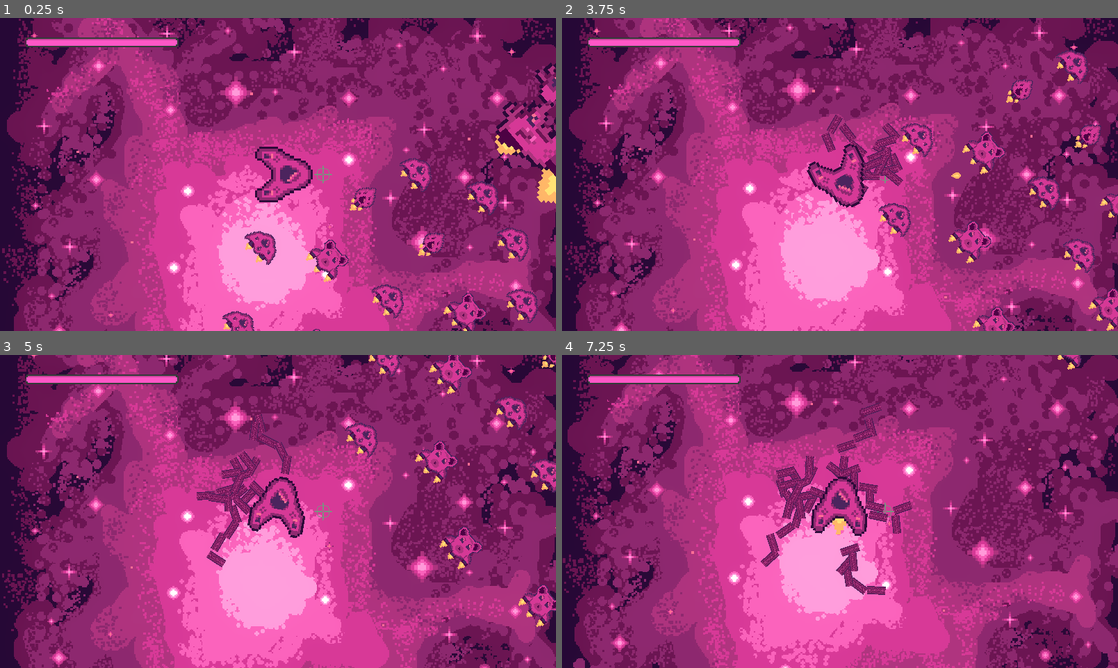
Above: before the commit, frames 1-4 (two rows, left to right).
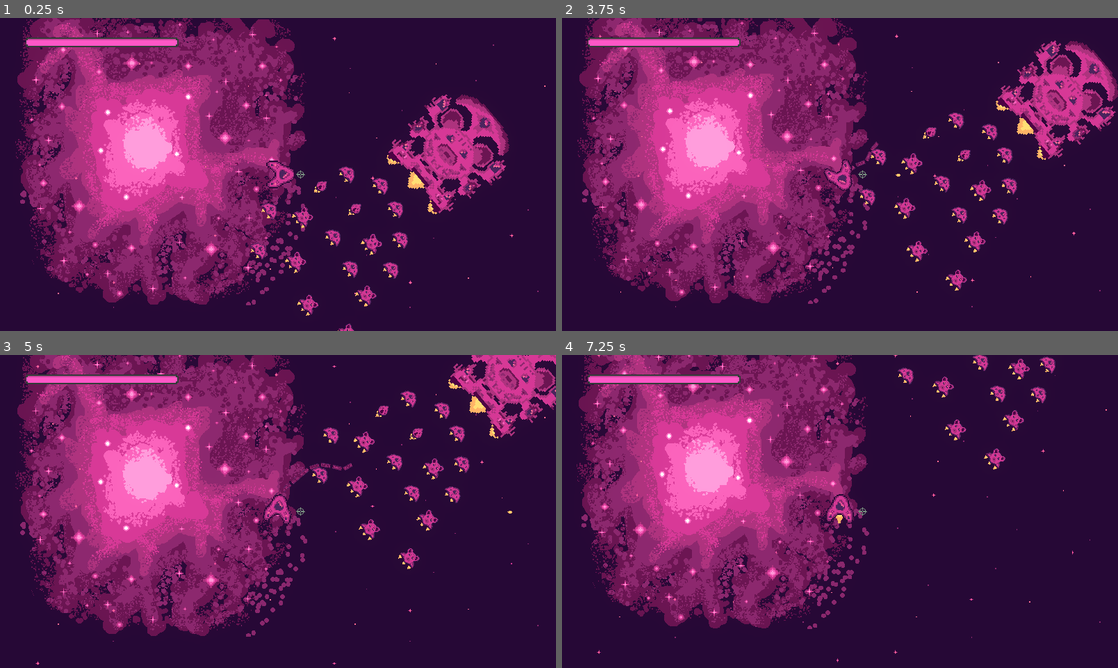
Above: after the commit, the same moments.

Repository: bear-minimum-studio/space-bear
Game: Godot game, scene res://Game.tscn
The game is run twice, just before and just after one commit, with the same random seed, the same clock (stepped at 60 frames per second) and the same inputs.
Inputs:
- Up to frame 1 (0.25 s): no input
- Up to frame 2 (3.75 s): hold Right (turn_right) 0.53-1.28 s; hold G (grappling_hook) 0.53-1.28 s; hold Left (turn_left) 1.28-2.03 s; tap Down (decelerate) at 1.35 s; tap G (grappling_hook) at 1.55, 2.3, 2.85 s; hold Right (turn_right) 2.03-2.78 s; hold Space (fire) 2.03-2.78 s; hold Up (accelerate) 2.78-3.53 s; hold Left (turn_left) from 3.53 s (still down); hold F (turret_fire) from 3.53 s (still down)
- Up to frame 3 (5 s): keep holding Left (turn_left); tap G (grappling_hook) at 3.8, 4.35 s; release F (turret_fire) at 4.28 s
- Up to frame 4 (7.25 s): hold G (grappling_hook) 5.03-5.78 s; tap Down (decelerate) at 5.1 s; release Left (turn_left) at 5.78 s; hold Right (turn_right) 5.78-6.53 s; tap Space (fire) at 5.85 s; tap G (grappling_hook) at 6.05 s; hold Up (accelerate) from 6.53 s (still down); hold G (grappling_hook) from 6.53 s (still down)

The runs differ from the first frame. In frame 1, 84% of the frame differs, in the area x 0-100%, y 0-100%; in frame 2, 85%; in frame 3, 86%; in frame 4, 87%.

Commit message:
weep weep

Diff:
--- a/World.gd
+++ b/World.gd
@@ -7,7 +7,10 @@
 const MINIMAL_BULLET_SPEED = BULLET_SPEED
 
 var bullet_scene = preload("res://bullet/Bullet.tscn")
-var grappling_hook_scene = preload("res://grappling-hook/GrapplingHookThrowable.tscn")
+var grappling_hook_scene = preload("res://grappling-hook/NewGrapplingHook.tscn")
+
+var current_hook : Node2D
+
 
 func _on_player_shoot(global_player_position, global_player_rotation, player_velocity):
 	var player_direction = Vector2.from_angle(global_player_rotation);
@@ -35,12 +38,14 @@
 func _on_player_shoot_grappling_hook(global_player_position, global_player_rotation, player_velocity):
 	var player_direction = Vector2.from_angle(global_player_rotation);
 	var new_hook = grappling_hook_scene.instantiate()
-#	new_hook.hook_length = 10
 
 	new_hook.global_position = global_player_position
 	new_hook.global_rotation = global_player_rotation
-#	new_hook.velocity = player_velocity
 
 	self.add_child(new_hook)
 
-	new_hook.launch(player, global_player_rotation)
+	if current_hook:
+		current_hook.queue_free()
+
+	current_hook = new_hook
+	new_hook.launch(player, global_player_rotation, player_velocity)
--- a/World.tscn
+++ b/World.tscn
@@ -656,6 +656,7 @@
 position = Vector2(159, 130)
 
 [node name="Camera2D" type="Camera2D" parent="Player"]
+zoom = Vector2(0.5, 0.5)
 
 [node name="WorldEnvironment" type="WorldEnvironment" parent="."]
 environment = SubResource("Environment_uyldo")
--- a/grappling-hook/GrapplingHookThrowable.tscn
+++ b/grappling-hook/GrapplingHookThrowable.tscn
@@ -26,6 +26,7 @@
 shape = SubResource("CircleShape2D_d6tqa")
 
 [node name="HookFragment" parent="." instance=ExtResource("2_4s0yp")]
+visible = false
 
 [node name="ThrowingReference" type="PinJoint2D" parent="."]
 
--- /dev/null
+++ b/grappling-hook/NewGrapplingHook.gd
@@ -0,0 +1,75 @@
+extends Area2D
+
+const DISTANCE_BETWEEN_FRAGMENTS = 20
+
+@export_range(0,400) var max_length: int = 300
+@export var grapple_speed: float = 10.0
+
+var hook_fragment = preload("res://grappling-hook/HookFragment.tscn")
+
+@onready var player_pin_joint = $PlayerPinJoint
+var fragments = []
+var player
+
+var velocity = Vector2.ZERO
+
+var _has_been_spawned = false
+
+func _spawn_grappling_fragments():
+	if _has_been_spawned:
+		return
+
+	_has_been_spawned = true
+
+	# TODO longueur du segment
+	for i in range(_get_number_of_fragments()):
+		var new_hook: Node2D = hook_fragment.instantiate()
+
+		if fragments.size() > 0:
+			new_hook.transform.origin.x = fragments[-1].transform.origin.x + DISTANCE_BETWEEN_FRAGMENTS
+		else:
+			var offset = _get_distance() - 20
+			player_pin_joint.transform.origin.x -= offset
+			new_hook.transform.origin.x -= offset
+
+		self.add_child(new_hook)
+
+		if fragments.size() == 0:
+			player_pin_joint.node_b = new_hook.get_path()
+
+		fragments.append(new_hook)
+
+	# TODO longueur du segment
+	for i in range(_get_number_of_fragments()):
+		if i < fragments.size() - 1:
+			var child = fragments[i]
+			var next_child = fragments[i + 1]
+			if next_child && next_child.is_inside_tree():
+				child.neighbour_fragment = next_child.get_path()
+
+func _physics_process(delta):
+	if _has_been_spawned:
+		return
+
+	self.translate(velocity * delta)
+
+	if _get_distance() > max_length:
+		_spawn_grappling_fragments()
+
+
+func _get_distance() -> float:
+	return (self.global_transform.origin - player.global_transform.origin).length()
+
+func _get_number_of_fragments() -> int:
+	return ceil(_get_distance() / float(DISTANCE_BETWEEN_FRAGMENTS))
+
+func launch(thrower: Node2D, rotation: float, offset_velocity: Vector2):
+	player = thrower
+	player_pin_joint.node_a = thrower.get_path()
+	velocity =  Vector2.from_angle(rotation) * grapple_speed
+
+
+func _on_body_entered(_body):
+	call_deferred("_spawn_grappling_fragments")
+	set_deferred("monitoring", false)
+	set_deferred("monitorable", false)
--- /dev/null
+++ b/grappling-hook/NewGrapplingHook.tscn
@@ -0,0 +1,18 @@
+[gd_scene load_steps=3 format=3 uid="uid://da7y54uwuabba"]
+
+[ext_resource type="Script" path="res://grappling-hook/NewGrapplingHook.gd" id="1_qt7ce"]
+
+[sub_resource type="RectangleShape2D" id="RectangleShape2D_lworx"]
+
+[node name="NewGrapplingHook" type="Area2D"]
+collision_layer = 0
+collision_mask = 10
+script = ExtResource("1_qt7ce")
+grapple_speed = 1000.0
+
+[node name="CollisionShape2D" type="CollisionShape2D" parent="."]
+shape = SubResource("RectangleShape2D_lworx")
+
+[node name="PlayerPinJoint" type="PinJoint2D" parent="."]
+
+[connection signal="body_entered" from="." to="." method="_on_body_entered"]
Not shown: 1 places in World.tscn that only renumber resources
